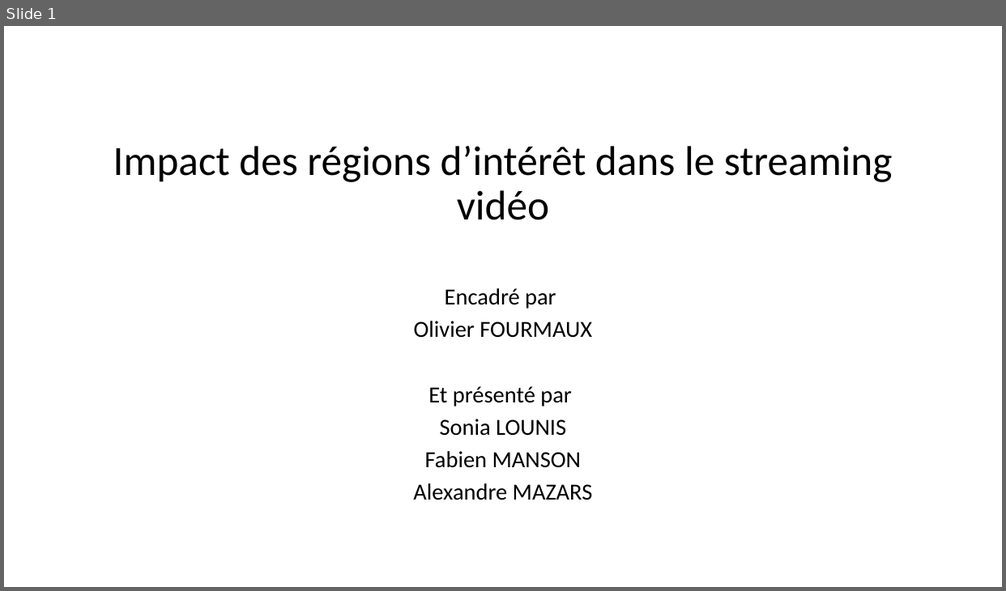
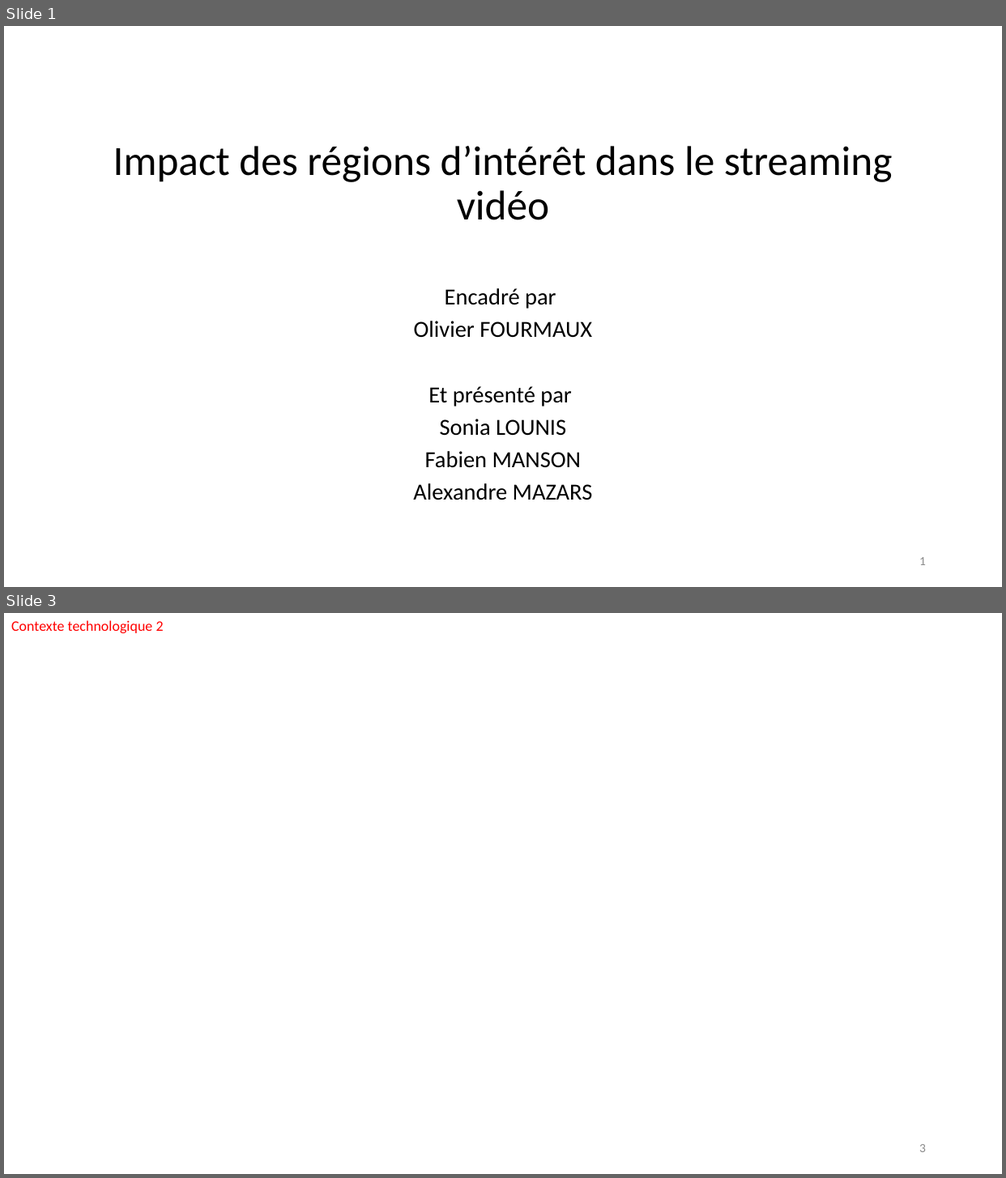
Before and after one commit to FabienMnsn/PRES2, a slide deck: Slides/PRES2019-Projet14-OlivierFourmaux-ROIStreamingImapct-soutenance.pptx. Shown one above the other, each under a label of ours: slide 1 before the commit, slides 1 and 3 after it; the slides between them are not shown. The pictures are 1006x591 and 1006x1178 pixels, drawn with LibreOffice and Linux fonts; fonts in the diff are those of the drawing. Boxes give left, top, right and bottom in pixels: in the first picture for what was removed or moved away, otherwise in the second. Text is boxed around its words. In the diff, an @@ line names an element or a change of style, - is before the commit and + after.

```diff
--- a/Slides/PRES2019-Projet14-OlivierFourmaux-ROIStreamingImapct-soutenance.pptx
+++ b/Slides/PRES2019-Projet14-OlivierFourmaux-ROIStreamingImapct-soutenance.pptx
@@ slide 3 added at box(4, 613, 1002, 1174), background #FFFFFF @@
@@ text added at box(11, 620, 164, 633), 14 pt, text #FF0000 @@
+Contexte technologique 2
@@ page number added at box(919, 1144, 926, 1152), 12 pt, text #8C8C8C @@
+3
@@ slide 1 changed as well @@
@@ page number added at box(919, 557, 926, 565), 12 pt, text #8C8C8C @@
+1
```
Also in this commit, not shown: 13 other slides added, 15 slides removed, 3 other files.
